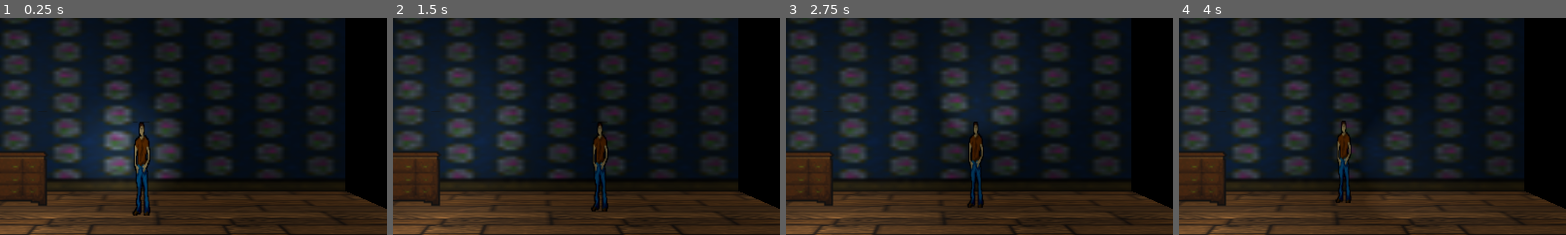
Above: before the commit, frames 1-4 (left to right).
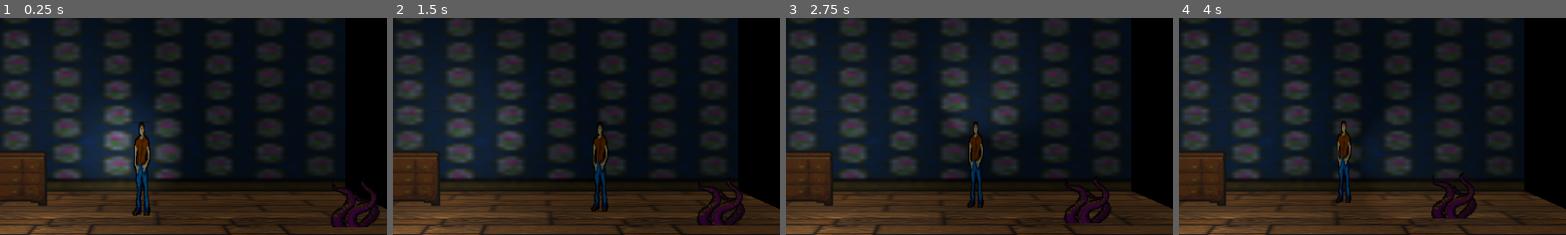
Above: after the commit, the same moments.

Repository: Dorthu/godot4-clicky-game
Game: Godot game, scene res://CompositeRoom.tscn
Same seed, same stepped clock (60 frames per second), same inputs: the game is played once before the commit and once after it. This scene is started directly instead of the project's main scene.
Inputs (mouse positions are % of the whole screen's width and height, from its top left):
- Up to frame 1 (0.25 s): no input
- Up to frame 2 (1.5 s): tap Enter at 0.5 s; move the mouse to (72, 45) at 0.52 s; click (72, 45) at 0.67 s; move the mouse to (30, 55) at 1.27 s; click (30, 55) at 1.42 s
- Up to frame 3 (2.75 s): move the mouse to (60, 28) at 2.02 s; click (60, 28) at 2.17 s
- Up to frame 4 (4 s): move the mouse to (45, 70) at 2.77 s; click (45, 70) at 2.92 s; move the mouse to (80, 65) at 3.52 s; click (80, 65) at 3.67 s
The pictures show only the part of the screen within x 32-81%, y 31-80%; the shares and areas given below are measured in that part.

The runs differ from the first frame. In frame 1, 1.0% of the frame differs, in the area x 85-98%, y 75-97%; in frame 2, 1.0%; in frame 3, 1.0%; in frame 4, 1.1%, in the area x 65-77%, y 71-93%.

Commit message:
Added a lurching tentacle enemy

Diff:
--- a/new-game-project/CompositeRoom.tscn
+++ b/new-game-project/CompositeRoom.tscn
@@ -1,9 +1,10 @@
-[gd_scene load_steps=9 format=3 uid="uid://82kjxxvy3w5c"]
+[gd_scene load_steps=10 format=3 uid="uid://82kjxxvy3w5c"]
 
 [ext_resource type="PackedScene" uid="uid://ia48gke7ha7d" path="res://Pieces/Wall.tscn" id="1_wt80i"]
 [ext_resource type="PackedScene" uid="uid://douy1jwk20w6e" path="res://Pieces/Floor.tscn" id="2_wqape"]
 [ext_resource type="PackedScene" uid="uid://cupn40w2bar1w" path="res://Pieces/Player.tscn" id="3_lvhpm"]
 [ext_resource type="Texture2D" uid="uid://ces70fi5865nr" path="res://Tex/dresser.png" id="3_typ7f"]
+[ext_resource type="PackedScene" uid="uid://5eajrx4mgsh4" path="res://Pieces/Tentacle.tscn" id="4_rsqu4"]
 
 [sub_resource type="NavigationMesh" id="NavigationMesh_jpabv"]
 vertices = PackedVector3Array(-1.5, 0.5, -1.25, -4.25, 0.5, -1.25, -4.25, 0.5, 1.5, 4.5, 0.5, -2.25, -1.25, 0.5, -2.25, 4.5, 0.5, 1.5)
@@ -49,6 +50,9 @@
 transform = Transform3D(1, 0, 0, 0, 1, 0, 0, 0, 1, 0, 0, -0.1)
 shape = SubResource("BoxShape3D_3m5eg")
 
+[node name="Tentacle" parent="Room1" instance=ExtResource("4_rsqu4")]
+transform = Transform3D(1, 0, 0, 0, 1, 0, 0, 0, 1, 3.67098, 0.559248, -0.969575)
+
 [node name="Player" parent="." instance=ExtResource("3_lvhpm")]
 transform = Transform3D(1, 0, 0, 0, 1, 0, 0, 0, 1, 0, 0.916761, -1.42025)
 
--- /dev/null
+++ b/new-game-project/Pieces/Tentacle.tscn
@@ -0,0 +1,33 @@
+[gd_scene load_steps=6 format=3 uid="uid://5eajrx4mgsh4"]
+
+[ext_resource type="Texture2D" uid="uid://ds8rpit56xb2a" path="res://Tex/tentacle.png" id="1_ifka7"]
+[ext_resource type="Script" path="res://Pieces/tentacle.gd" id="1_rm5ld"]
+
+[sub_resource type="CapsuleShape3D" id="CapsuleShape3D_jlyad"]
+height = 1.0
+
+[sub_resource type="StandardMaterial3D" id="StandardMaterial3D_fxqgt"]
+transparency = 1
+albedo_texture = ExtResource("1_ifka7")
+uv1_scale = Vector3(0.75, 0.75, 0.75)
+uv1_offset = Vector3(0.1, 0.25, 0)
+
+[sub_resource type="PlaneMesh" id="PlaneMesh_t5k03"]
+material = SubResource("StandardMaterial3D_fxqgt")
+size = Vector2(1, 1)
+
+[node name="Tentacle" type="RigidBody3D"]
+collision_layer = 4
+axis_lock_angular_x = true
+axis_lock_angular_y = true
+axis_lock_angular_z = true
+script = ExtResource("1_rm5ld")
+
+[node name="CollisionShape3D" type="CollisionShape3D" parent="."]
+shape = SubResource("CapsuleShape3D_jlyad")
+
+[node name="MeshInstance3D" type="MeshInstance3D" parent="."]
+transform = Transform3D(1, 0, 0, 0, -4.37114e-08, -1, 0, 1, -4.37114e-08, 0, 0, 0)
+mesh = SubResource("PlaneMesh_t5k03")
+
+[node name="NavigationAgent3D" type="NavigationAgent3D" parent="."]
--- /dev/null
+++ b/new-game-project/Pieces/tentacle.gd
@@ -0,0 +1,29 @@
+extends RigidBody3D
+
+@onready var nav = $NavigationAgent3D
+
+var lurch_speed = 3
+var lurch_rate = 1
+var counter = 0
+
+func _physics_process(delta: float) -> void:
+	# Add the gravity.
+	#if not is_on_floor():
+	#	velocity += get_gravity() * delta
+
+	# lurch toward the player if there is one
+	counter += delta
+	if	counter > lurch_rate:
+		print("FRAME")
+		print(counter)
+		counter = 0
+		var player = get_node("/root/CompositeRoom/Player")
+		if player:
+			nav.set_target_position(player.position)
+			var next_path_position: Vector3 = nav.get_next_path_position()
+			var current_agent_position: Vector3 = global_position
+			#velocity = current_agent_position.direction_to(next_path_position) * lurch_speed
+			var lurch = (next_path_position - current_agent_position).normalized() * lurch_speed
+			apply_central_impulse(lurch)
+
+	#move_and_slide()
Binary file added: new-game-project/Tex/tentacle.png
Not shown, added: new-game-project/Tex/tentacle.png.import
